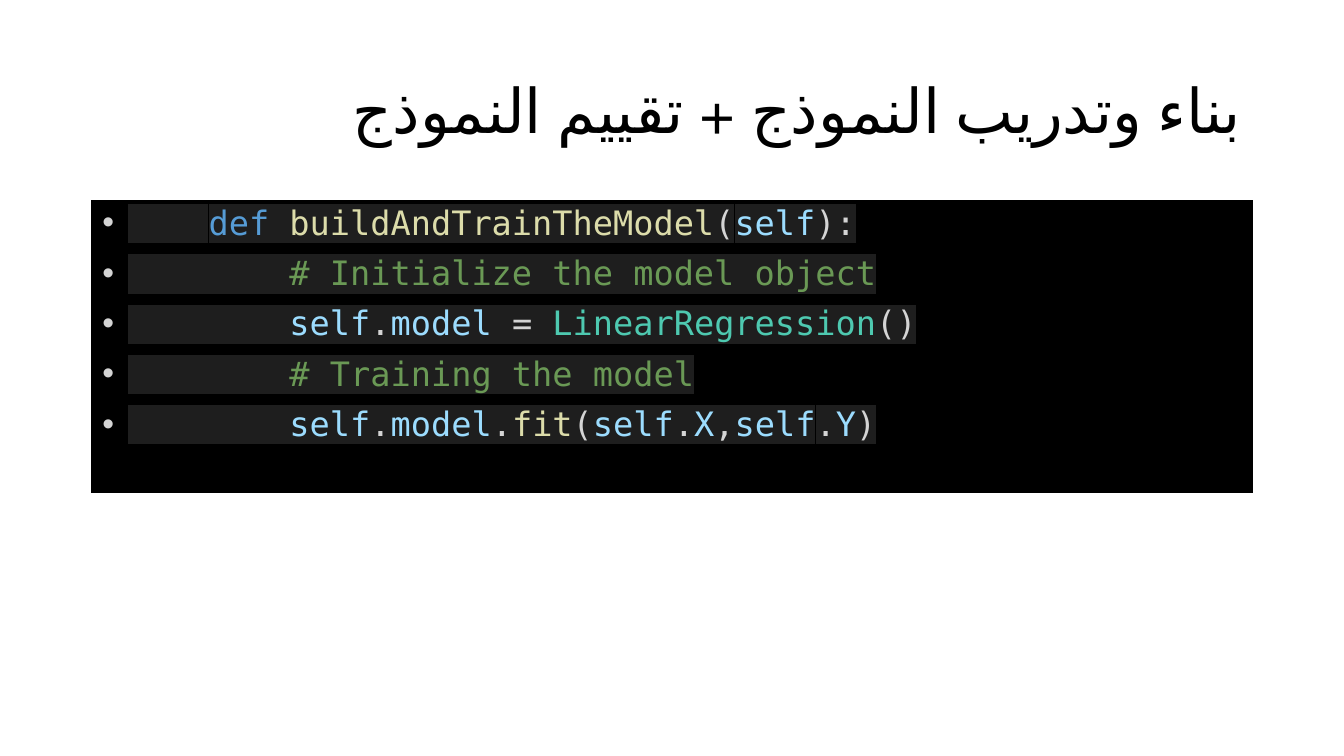
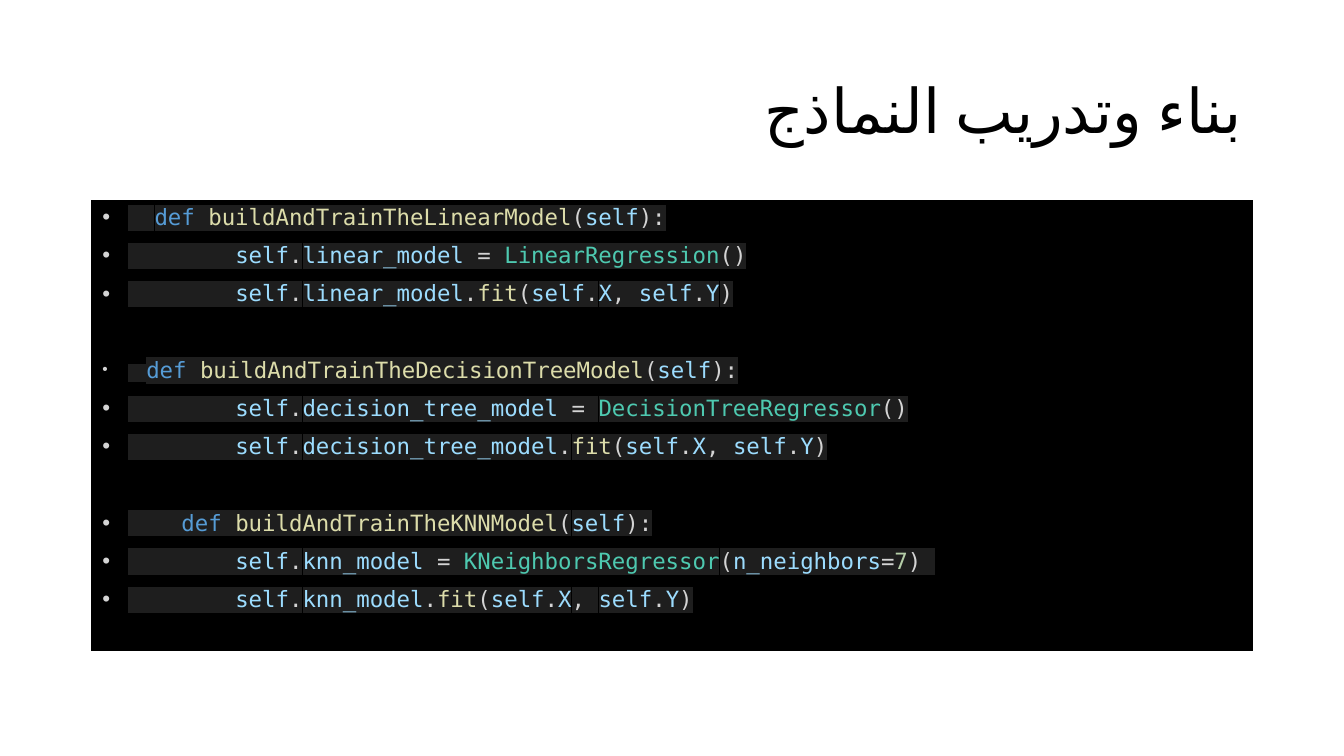
Before and after one commit to kkh95x/data_minig, a slide deck: slide 16 of توقع أسعار العملة التركية مقابل الدولار.pptx (slide 11 before the commit). Drawn at 1344x756 pixels with LibreOffice and Linux fonts; fonts in the diff are those of the drawing. Boxes give left, top, right and bottom in pixels: in the first picture for what was removed or moved away, otherwise in the second. Text is boxed around its words. In the diff, an @@ line names an element or a change of style, - is before the commit and + after.

```diff
--- a/توقع أسعار العملة التركية مقابل الدولار.pptx
+++ b/توقع أسعار العملة التركية مقابل الدولار.pptx
@@ title at [1158, 86, 1241, 142]: text changed @@
-بناء وتدريب النموذج + تقييم النموذج
+بناء وتدريب النماذج
@@ text "def buildAndTrainTheLinearModel(self):": place and size @@
-text "def buildAndTrainTheLinearModel(self):" at [93, 202, 1252, 502]
+text "def buildAndTrainTheLinearModel(self):" at [93, 202, 1252, 660]
@@ text at [146, 208, 921, 613]: text changed; size 24 to 16 pt; text colour #6A9955 to #9CDCFE @@
-• def buildAndTrainTheModel(self):
-• # Initialize the model object
-• self.model = LinearRegression()
-• # Training the model
-• self.model.fit(self.X,self.Y)
+• def buildAndTrainTheLinearModel(self):
+• self.linear_model = LinearRegression()
+• self.linear_model.fit(self.X, self.Y)
+• def buildAndTrainTheDecisionTreeModel(self):
+• self.decision_tree_model = DecisionTreeRegressor()
+• self.decision_tree_model.fit(self.X, self.Y)
+• def buildAndTrainTheKNNModel(self):
+• self.knn_model = KNeighborsRegressor(n_neighbors=7)
+• self.knn_model.fit(self.X, self.Y)
```
Also in this commit, not shown: 3 other slides changed, 6 slides added, 7 other files.
